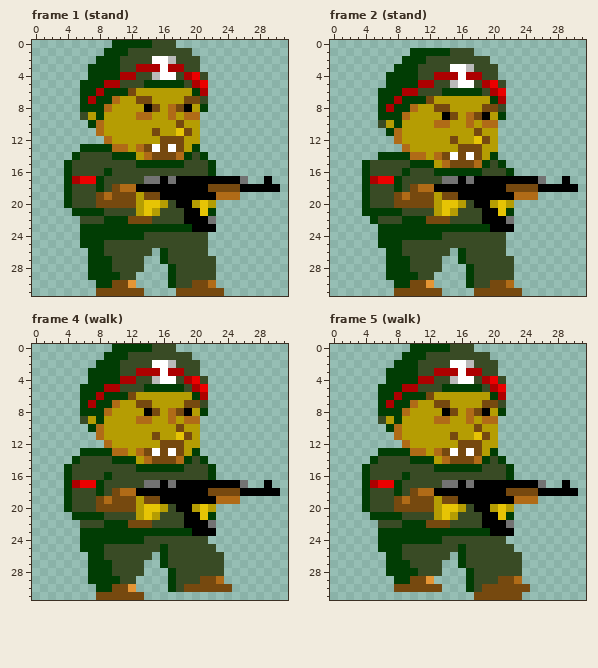
A pixel-art file gets an edit: src/vatnik.aseprite. That is the earlier state.
32x32 pixels, 5 frames. Shown: frame 1 (stand), frame 2 (stand), frame 4 (walk), frame 5 (walk). The commit also changed other frames, which this record leaves out.
Now the later version:
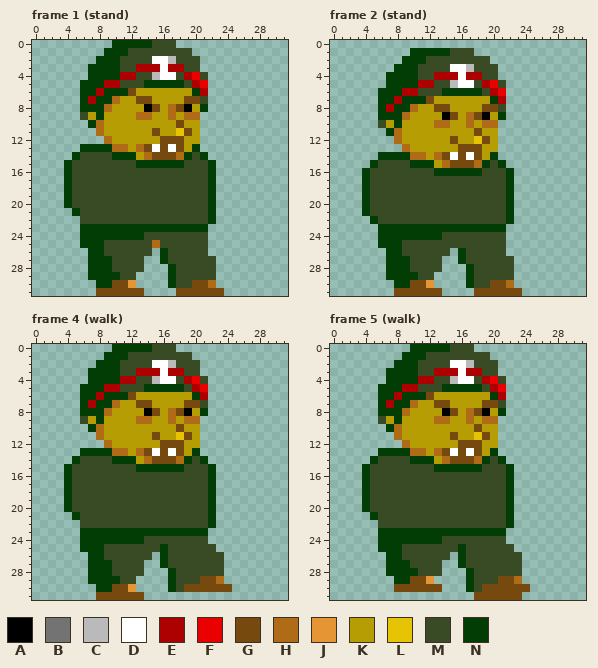
Palette (. is transparent): A #000000  B #737373  C #bababa  D #ffffff  E #ad0000  F #eb0000  G #76490f  H #b06b17  J #e59534  K #b59d03  L #e6c405  M #394b25  N #013d04
The exact change:
layer "weapon" now hidden
Frame 1 (stand):
y 16: x 9 N -> M
y 17: x 5..8 EFFN -> MMMM; x 14..26 BBABAAAAAAAAB -> MMMMMMMMN....; x 29 A -> .
y 18: x 8 N -> M; x 10..30 GHHAAAAAAAAAGGGGAAAAA -> MMMMMMMMMMMMN........
y 19: x 8..25 GHGGGKGGAAAAAAAHHH -> MMMMMMMMMMMMMMN...
y 20: x 8..16 GGGGGKLLK -> MMMMMMMMM; x 18..22 AAKLK -> MMMMN
y 21: x 6..8 NNN -> MMM; x 13..15 KLK -> MMM; x 19..21 AAL -> MMM
y 22: x 9..14 NNNGGG -> MMMMMM; x 19..22 AAAB -> MMMN
y 23: x 20..22 AAA -> NN.
y 25: x 15 M -> H
Frame 2 (stand):
y 15: x 4..5 NM -> .N
y 16: x 9 N -> M
y 17: x 5..8 EFFN -> MMMM; x 14..26 BBABAAAAAAAAB -> MMMMMMMMN....; x 29 A -> .
y 18: x 8 N -> M; x 10..30 GHHAAAAAAAAAGGGGAAAAA -> MMMMMMMMMMMMN........
y 19: x 8..25 GHGGGKGGAAAAAAAHHH -> MMMMMMMMMMMMMMN...
y 20: x 8..16 GGGGGKLLK -> MMMMMMMMM; x 18..22 AAKLK -> MMMMN
y 21: x 5..8 NNNN -> MMMM; x 13..15 KLK -> MMM; x 19..21 AAL -> MMM
y 22: x 9..14 NNNGGG -> MMMMMM; x 19..22 AAAB -> MMMN
y 23: x 20..22 AAA -> NN.
Frame 4 (walk):
y 16: x 9 N -> M
y 17: x 5..8 EFFN -> MMMM; x 14..26 BBABAAAAAAAAB -> MMMMMMMMN....; x 29 A -> .
y 18: x 8 N -> M; x 10..30 GHHAAAAAAAAAGGGGAAAAA -> MMMMMMMMMMMMN........
y 19: x 8..25 GHGGGKGGAAAAAAAHHH -> MMMMMMMMMMMMMMN...
y 20: x 8..16 GGGGGKLLK -> MMMMMMMMM; x 18..22 AAKLK -> MMMMN
y 21: x 6..8 NNN -> MMM; x 13..15 KLK -> MMM; x 19..21 AAL -> MMM
y 22: x 9..14 NNNGGG -> MMMMMM; x 19..22 AAAB -> MMMN
y 23: x 20..22 AAA -> NN.
Frame 5 (walk): the same change as frame 4 (walk)
Changed places in both pictures, as pixel boxes (x1, y1, x2, y2):
changed: (72, 168, 280, 248)
changed: (362, 160, 578, 232)
changed: (72, 472, 280, 536)
changed: (370, 472, 578, 536)
